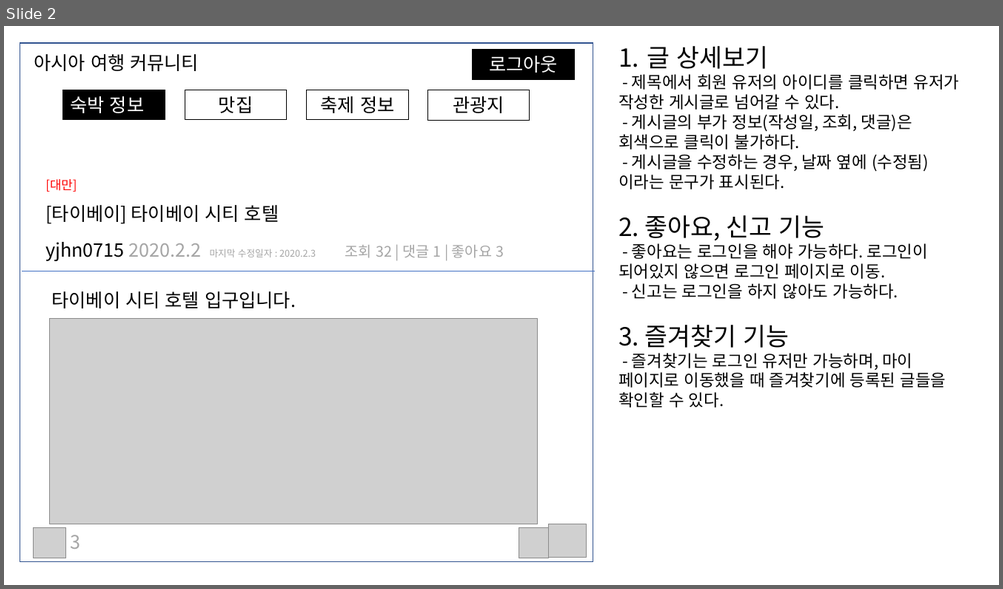
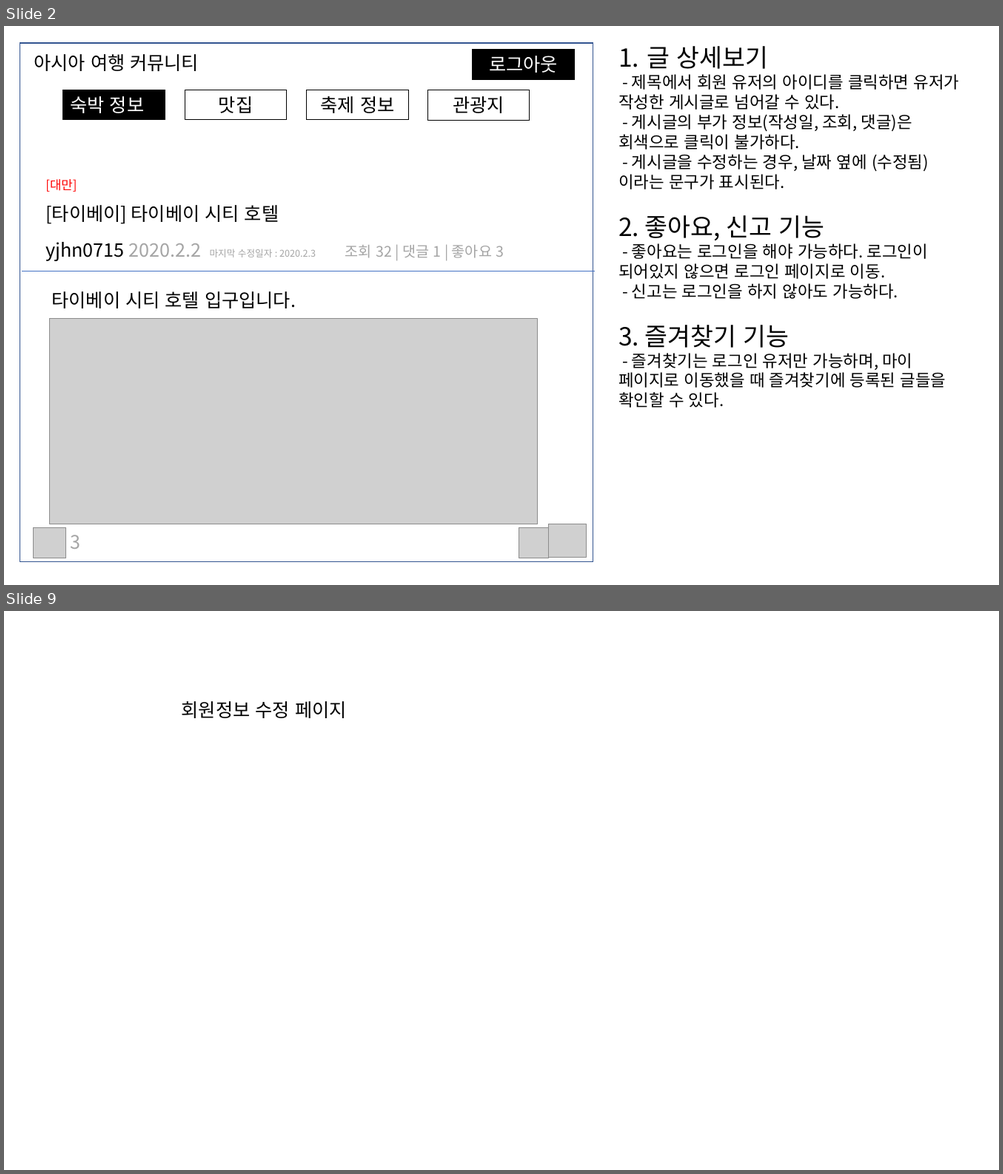
Before and after one commit to pjok1122/travel-community, a slide deck: 화면 기획서.pptx. Shown one above the other, each under a label of ours: slide 2 before the commit, slides 2 and 9 after it; the slides between them are not shown. The pictures are 1003x589 and 1003x1174 pixels, drawn with LibreOffice and Linux fonts; fonts in the diff are those of the drawing; grey boxes stand for pictures. Boxes give left, top, right and bottom in pixels: in the first picture for what was removed or moved away, otherwise in the second. Text is boxed around its words. In the diff, an @@ line names an element or a change of style, - is before the commit and + after.

```diff
--- a/화면 기획서.pptx
+++ b/화면 기획서.pptx
@@ slide 9 added at [4,611,999,1170], background #FFFFFF @@
@@ text added at [182,701,347,718], 18 pt, text #000000 @@
+회원정보 수정 페이지
```
Also in this commit, not shown: 4 slides changed, 6 other slides added.
